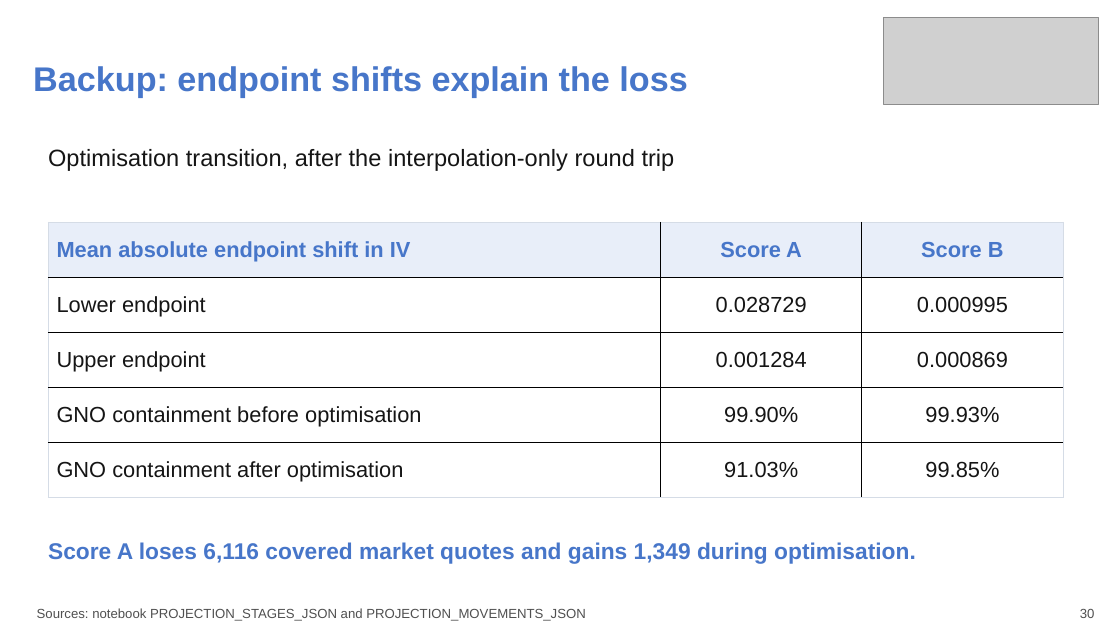
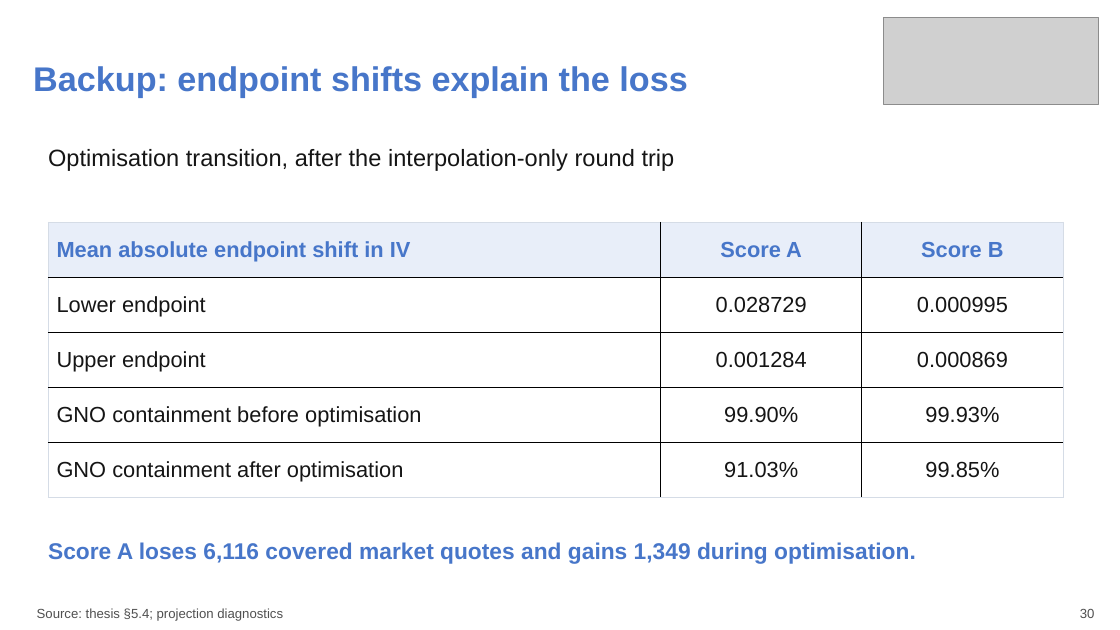
Before and after one commit to aniketnighot/conformal-prediction-thesis, a slide deck: slide 30 of presentations/thesis_defence_complete_verified.pptx. Drawn at 1120x630 pixels with LibreOffice and Linux fonts; fonts in the diff are those of the drawing; grey boxes stand for pictures. Boxes give left, top, right and bottom in pixels: in the first picture for what was removed or moved away, otherwise in the second. Text is boxed around its words. In the diff, an @@ line names an element or a change of style, - is before the commit and + after.

Commit message:
Update thesis defence presentation references and caveats

```diff
--- a/presentations/thesis_defence_complete_verified.pptx
+++ b/presentations/thesis_defence_complete_verified.pptx
@@ text at (x1=37, y1=608, x2=283, y2=621): text changed @@
-Sources: notebook PROJECTION_STAGES_JSON and PROJECTION_MOVEMENTS_JSON
+Source: thesis §5.4; projection diagnostics
```
Also in this commit, not shown: 28 other slides changed.
